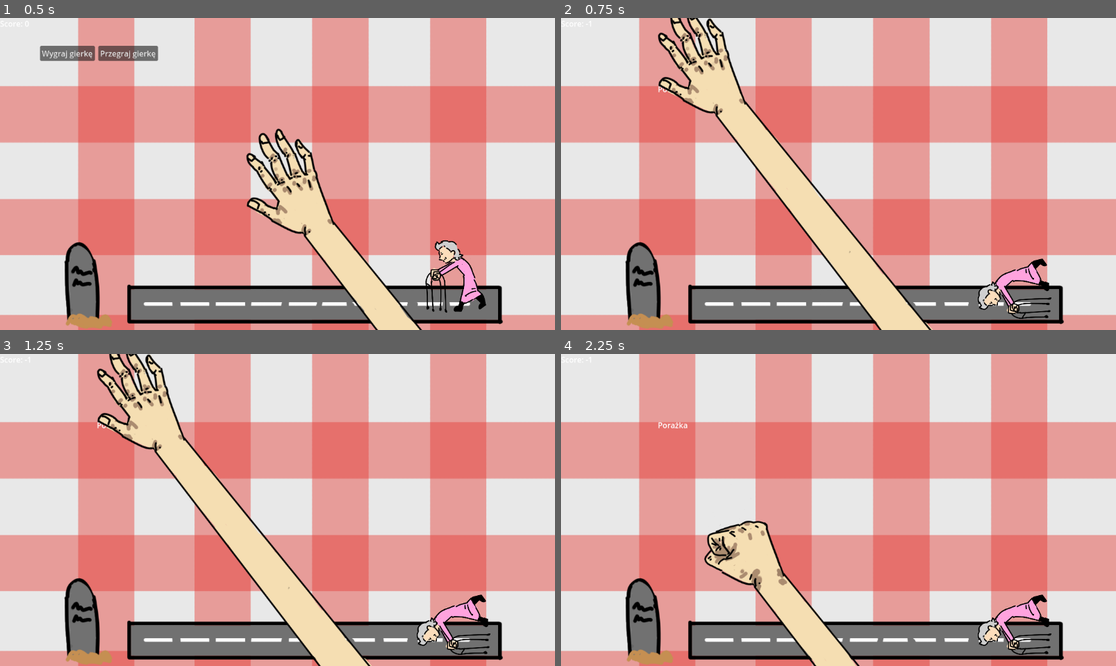
Above: before the commit, frames 1-4 (two rows, left to right).
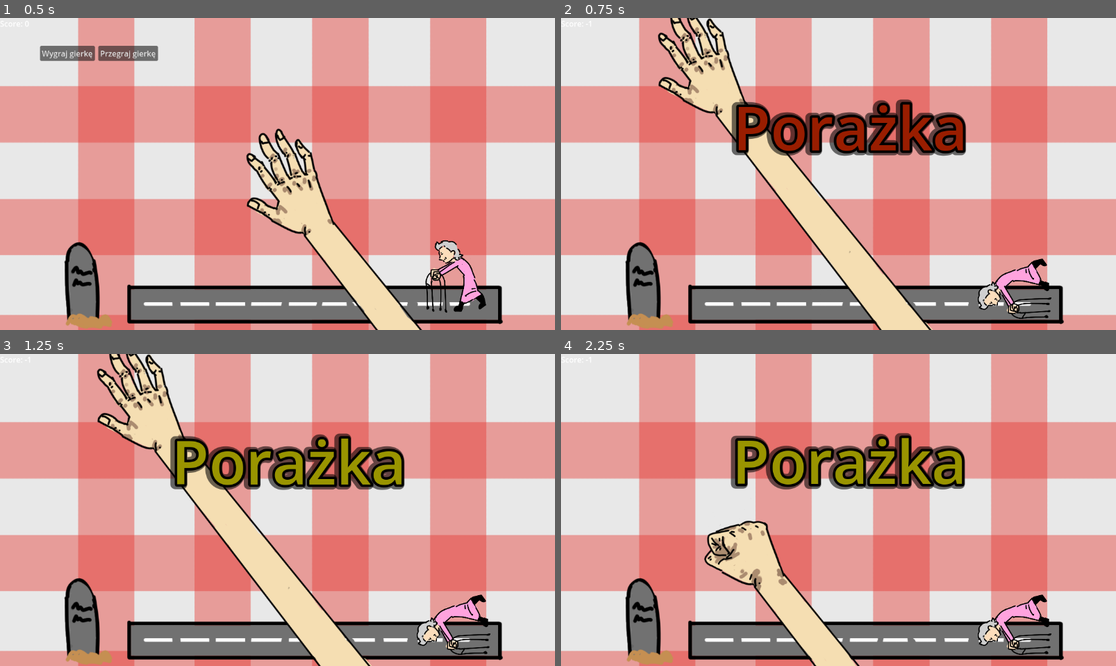
Above: after the commit, the same moments.

Repository: n0tcnj1eck4h/HackCarpathia2025
Game: Godot game, scene res://main.tscn
The game is run twice, just before and just after one commit, with the same random seed, the same clock (stepped at 60 frames per second) and the same inputs.
Inputs (mouse positions are in pixels of both pictures, inside the frame that each line leads up to):
- Up to frame 1 (0.5 s): no input
- Up to frame 2 (0.75 s): click "Przegraj gierkę" at 0.5 s
- Up to frame 3 (1.25 s): no input
- Up to frame 4 (2.25 s): move the mouse to (960, 494) at 1.27 s; click (960, 494) at 1.42 s; move the mouse to (727, 525) at 2.02 s; click (727, 525) at 2.17 s

Frame 1 is identical in both runs. In frame 2, 5.5% of the frame differs, in the area x 17-73%, y 21-45%; in frame 3, 5.5%; in frame 4, 5.6%, in the area x 17-73%, y 21-44%.

Commit message:
Szalony napis

Diff:
--- a/ElderWare/main.tscn
+++ b/ElderWare/main.tscn
@@ -1,12 +1,30 @@
-[gd_scene load_steps=5 format=3 uid="uid://b8uxnfkko0msv"]
+[gd_scene load_steps=7 format=3 uid="uid://b8uxnfkko0msv"]
 
 [ext_resource type="Script" uid="uid://0li4w8dqe4h8" path="res://main.gd" id="1_0xm2m"]
 [ext_resource type="PackedScene" uid="uid://bdnlawybchdkc" path="res://łapa.tscn" id="3_h2yge"]
 [ext_resource type="PackedScene" uid="uid://dka7nr06hykks" path="res://grandfather_clock.tscn" id="4_1bvp3"]
+[ext_resource type="Script" uid="uid://xcrune54c73y" path="res://status.gd" id="4_7mycd"]
 [ext_resource type="Texture2D" uid="uid://byqa6mnlldnwy" path="res://assets/tablecloth.png" id="4_lquwl"]
+
+[sub_resource type="LabelSettings" id="LabelSettings_1bvp3"]
+font_size = 126
+font_color = Color(1, 0.580392, 0, 1)
+outline_size = 21
+outline_color = Color(0, 0, 0, 1)
+shadow_size = 41
+shadow_color = Color(0, 0, 0, 0.568627)
+shadow_offset = Vector2(-3.44, 0.62)
 
 [node name="Main" type="Node2D"]
 script = ExtResource("1_0xm2m")
+
+[node name="Background" type="Sprite2D" parent="."]
+z_index = -9
+z_as_relative = false
+texture_filter = 1
+position = Vector2(600, 324)
+scale = Vector2(1.21, 1.21)
+texture = ExtResource("4_lquwl")
 
 [node name="Score" type="Label" parent="."]
 offset_right = 40.0
@@ -15,21 +33,16 @@
 
 [node name="MinigameContainer" type="Node2D" parent="."]
 
-[node name="Status" type="Label" parent="."]
-offset_left = 201.0
-offset_top = 136.0
-offset_right = 241.0
-offset_bottom = 159.0
-text = "Transition text"
-
 [node name="Łapa" parent="." instance=ExtResource("3_h2yge")]
 
+[node name="Status" type="Label" parent="."]
+offset_left = 111.0
+offset_top = 138.0
+offset_right = 1092.0
+offset_bottom = 347.0
+text = "Transition text"
+label_settings = SubResource("LabelSettings_1bvp3")
+horizontal_alignment = 1
+script = ExtResource("4_7mycd")
+
 [node name="GrandfatherClock" parent="." instance=ExtResource("4_1bvp3")]
-
-[node name="Background" type="Sprite2D" parent="."]
-z_index = -9
-z_as_relative = false
-texture_filter = 1
-position = Vector2(600, 324)
-scale = Vector2(1.21, 1.21)
-texture = ExtResource("4_lquwl")
--- /dev/null
+++ b/ElderWare/status.gd
@@ -0,0 +1,50 @@
+extends Label
+
+# Shake configuration
+var shake_enabled := true
+var shake_intensity := 5.0
+var shake_speed := 50.0
+var vertical_shake := false
+
+# Rainbow configuration
+var rainbow_enabled := true
+var color_change_speed := 1.0
+var saturation := 0.8
+var value := 1.0
+
+var original_position: Vector2
+var hue: float = 0.0
+var time: float = 0.0
+
+func _ready():
+	original_position = self.position
+	start_effects()
+
+func _process(delta):
+	time += delta
+
+	if rainbow_enabled:
+		hue = fmod(hue + color_change_speed * delta, 1.0)
+		modulate = Color.from_hsv(hue, saturation, value)
+
+	if shake_enabled:
+		var x_shake = sin(time * shake_speed) * shake_intensity
+		var y_shake = randf_range(-shake_intensity, shake_intensity)
+		self.position = original_position + Vector2(x_shake, y_shake)
+
+func start_effects():
+	set_process(true)
+
+func stop_effects():
+	set_process(false)
+	reset_appearance()
+
+func reset_appearance():
+	self.position = original_position
+	modulate = Color.WHITE
+
+func set_shake_intensity(new_intensity: float):
+	shake_intensity = new_intensity
+
+func set_color_speed(new_speed: float):
+	color_change_speed = new_speed
Not shown, added: ElderWare/status.gd.uid
